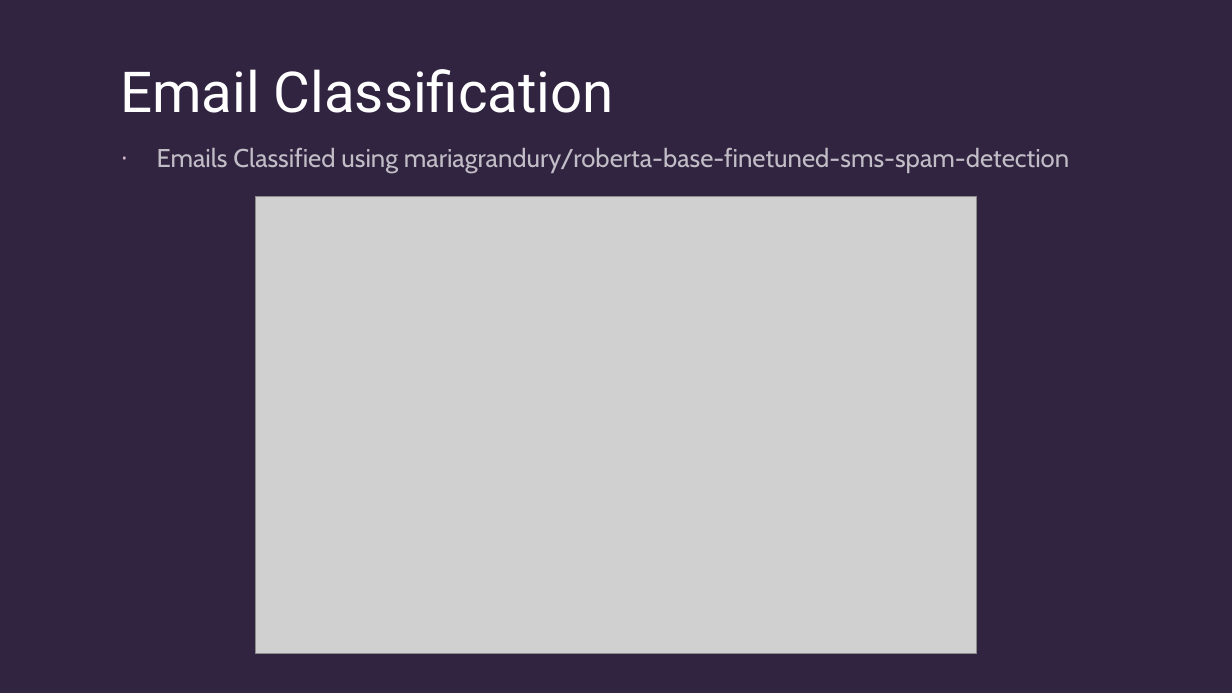
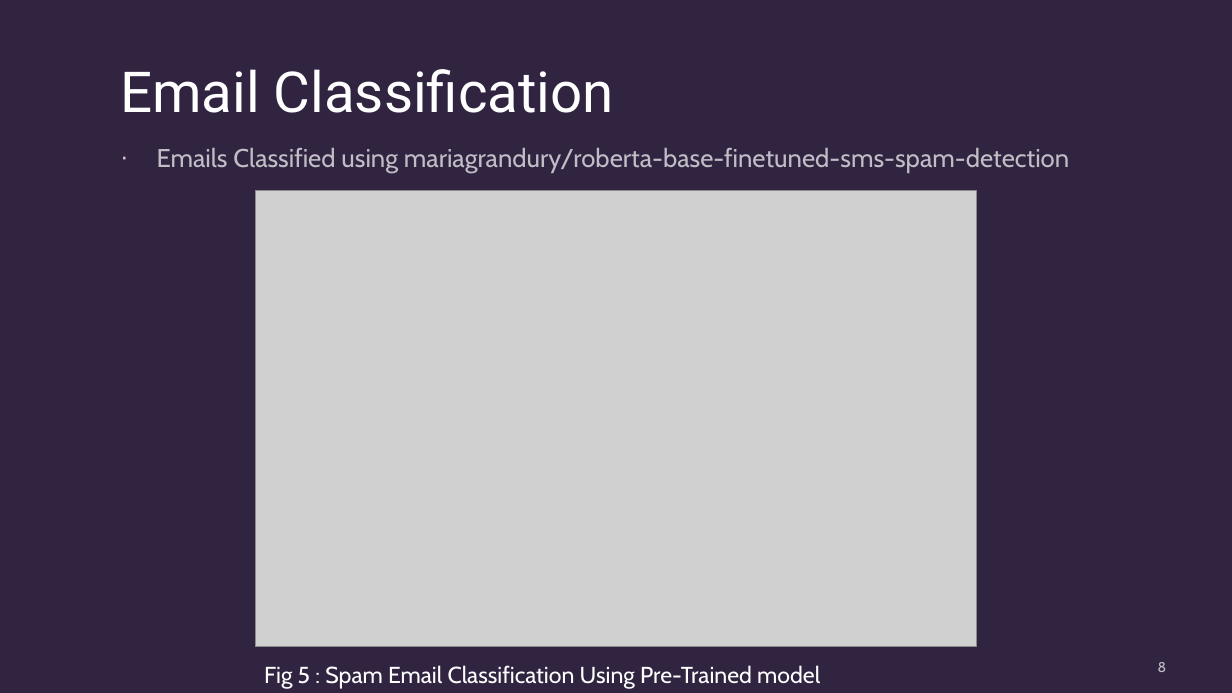
Before and after one commit to Ravindu97/AIResearchProject, a slide deck: slide 8 of MidPresentation/S17355 - Research Mid Presentation.pptx. Drawn at 1232x693 pixels with LibreOffice and Linux fonts; fonts in the diff are those of the drawing; grey boxes stand for pictures. Boxes give left, top, right and bottom in pixels: in the first picture for what was removed or moved away, otherwise in the second. Text is boxed around its words. In the diff, an @@ line names an element or a change of style, - is before the commit and + after.

Commit message:
added the custom model

```diff
--- a/MidPresentation/S17355 - Research Mid Presentation.pptx
+++ b/MidPresentation/S17355 - Research Mid Presentation.pptx
@@ picture: place and size @@
-picture at bbox=[256, 197, 977, 653]
+picture at bbox=[255, 190, 976, 647]
@@ text added at bbox=[264, 665, 820, 689], 18 pt, text #FFFFFF @@
+Fig 5 : Spam Email Classification Using Pre-Trained model
@@ page number added at bbox=[1158, 662, 1167, 672], 11 pt, text #FFFFFF at 70% opacity @@
+8
```
Also in this commit, not shown: 11 other slides changed, 3 other files.
